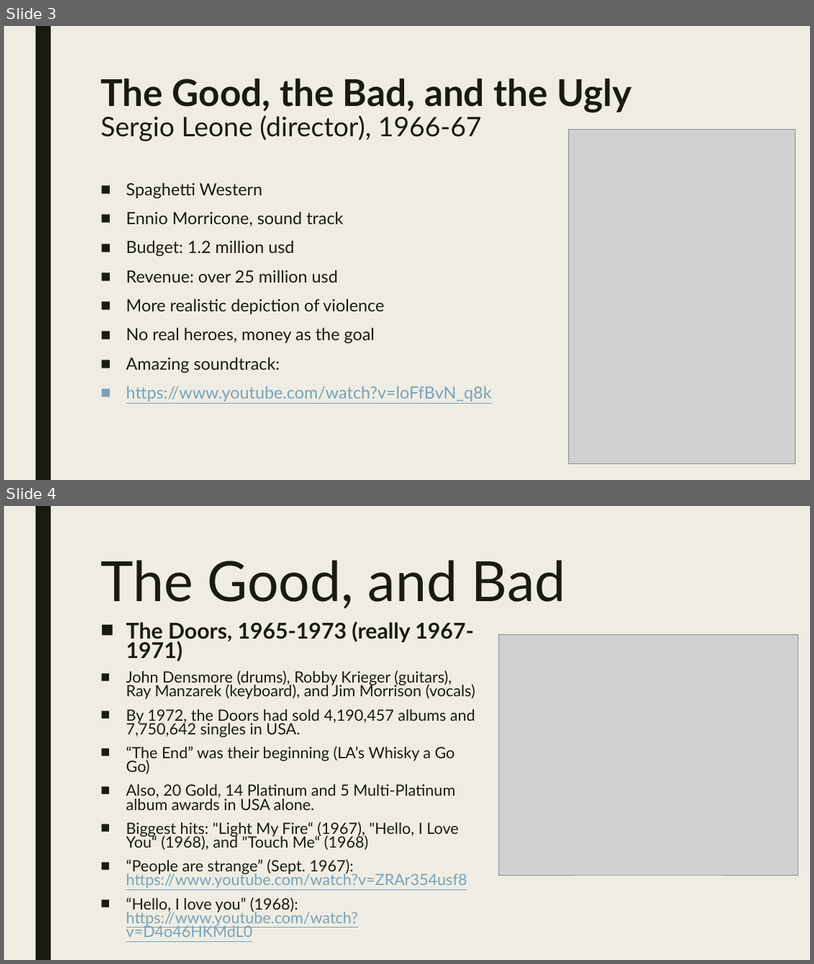
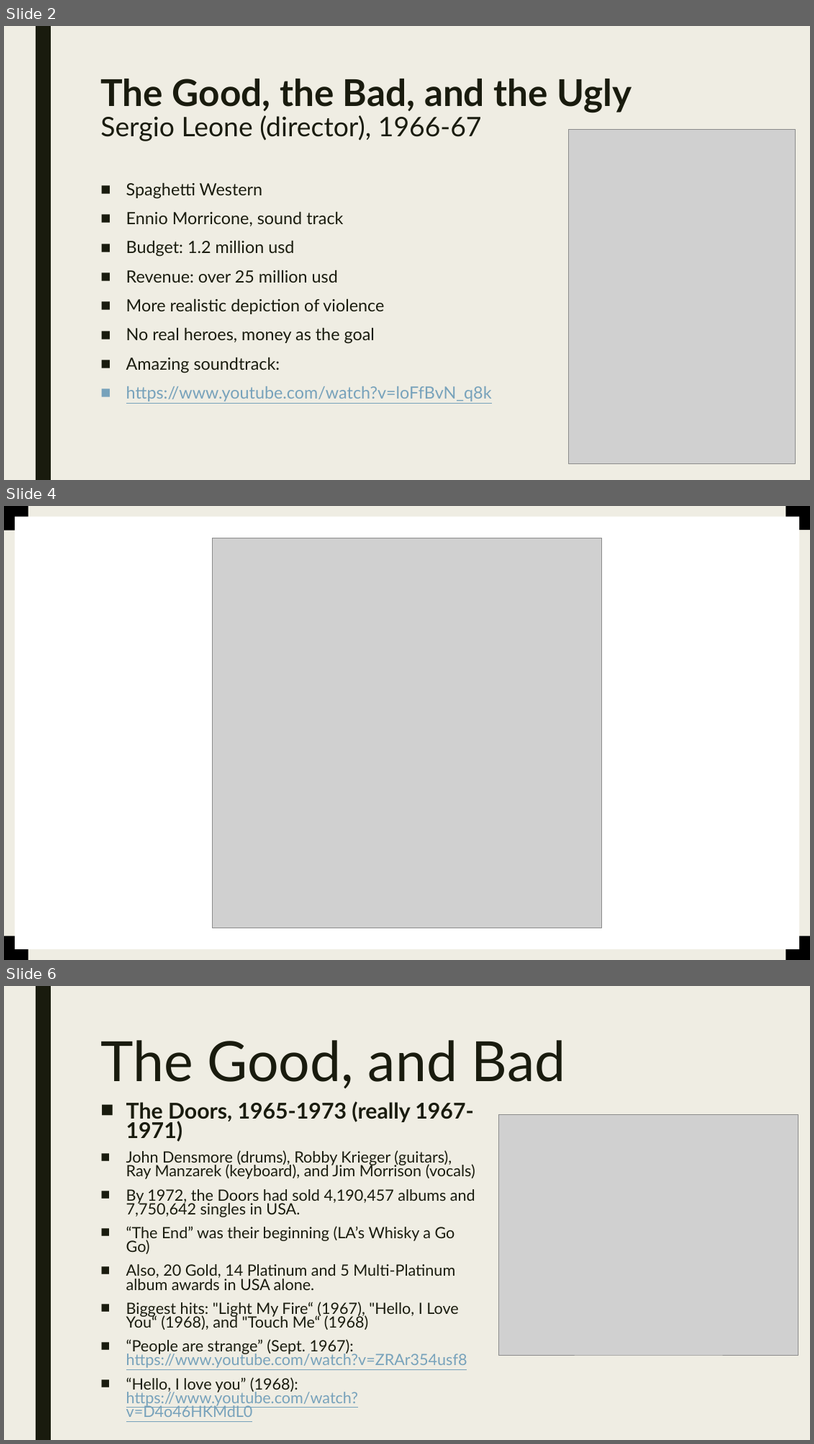
Before and after one commit to mrbaker1917/website, a slide deck: HSTR121/ppts/Early1970sGoodBadUgly.pptx. Shown one above the other, each under a label of ours: slides 3 and 4 before the commit, slides 2, 4 and 6 after it; the slides between them are not shown. The pictures are 814x964 and 814x1444 pixels, drawn with LibreOffice and Linux fonts; fonts in the diff are those of the drawing; grey boxes stand for pictures. Boxes give left, top, right and bottom in pixels: in the first picture for what was removed or moved away, otherwise in the second. Text is boxed around its words. In the diff, an @@ line names an element or a change of style, - is before the commit and + after.

```diff
--- a/HSTR121/ppts/Early1970sGoodBadUgly.pptx
+++ b/HSTR121/ppts/Early1970sGoodBadUgly.pptx
@@ slide 4 added at bbox=[4, 506, 810, 960], background #EFEDE3 @@
@@ rectangle added at bbox=[4, 506, 810, 960], fill #EFEDE3 @@
@@ rectangle added at bbox=[4, 506, 28, 530], fill #000000 @@
@@ rectangle added at bbox=[15, 516, 800, 949], fill #FFFFFF @@
@@ rectangle added at bbox=[36, 506, 51, 960], fill #191B0E @@
@@ rectangle added at bbox=[786, 506, 810, 530], fill #000000 @@
@@ picture added at bbox=[212, 538, 602, 928] @@
@@ rectangle added at bbox=[4, 936, 28, 960], fill #000000 @@
@@ rectangle added at bbox=[786, 936, 810, 960], fill #000000 @@
@@ what was slide 3 is now slide 2 @@
@@ what was slide 4 is now slide 6 @@
```
Also in this commit, not shown: 2 slides changed, 1 other slide added.
